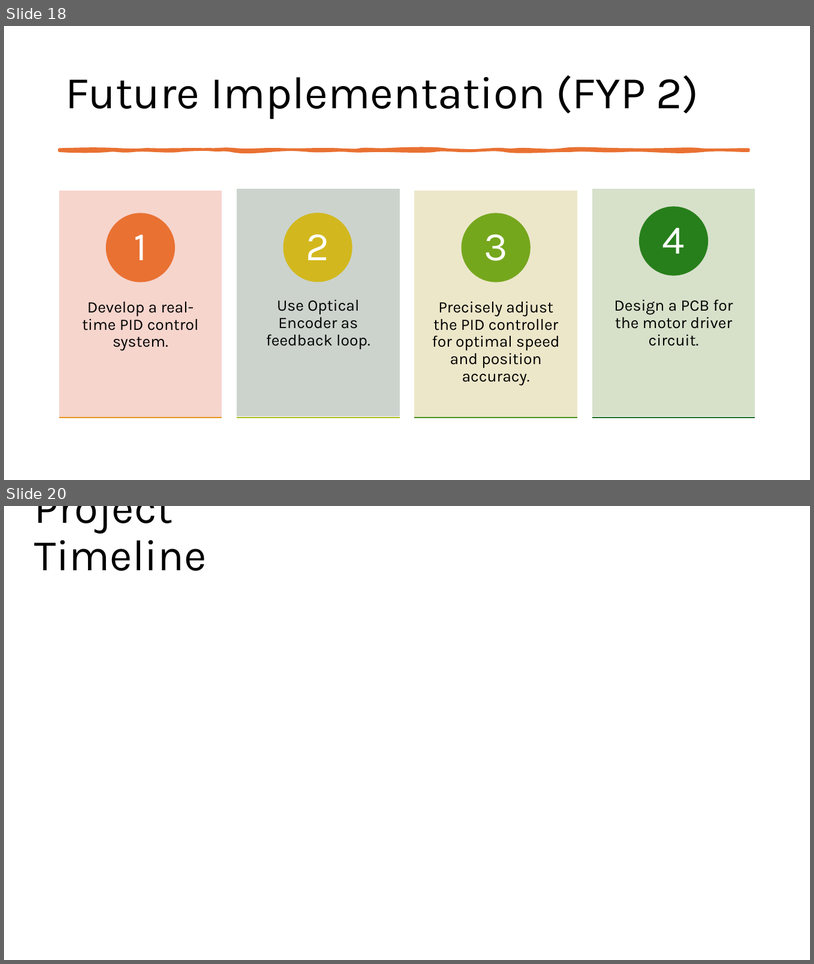
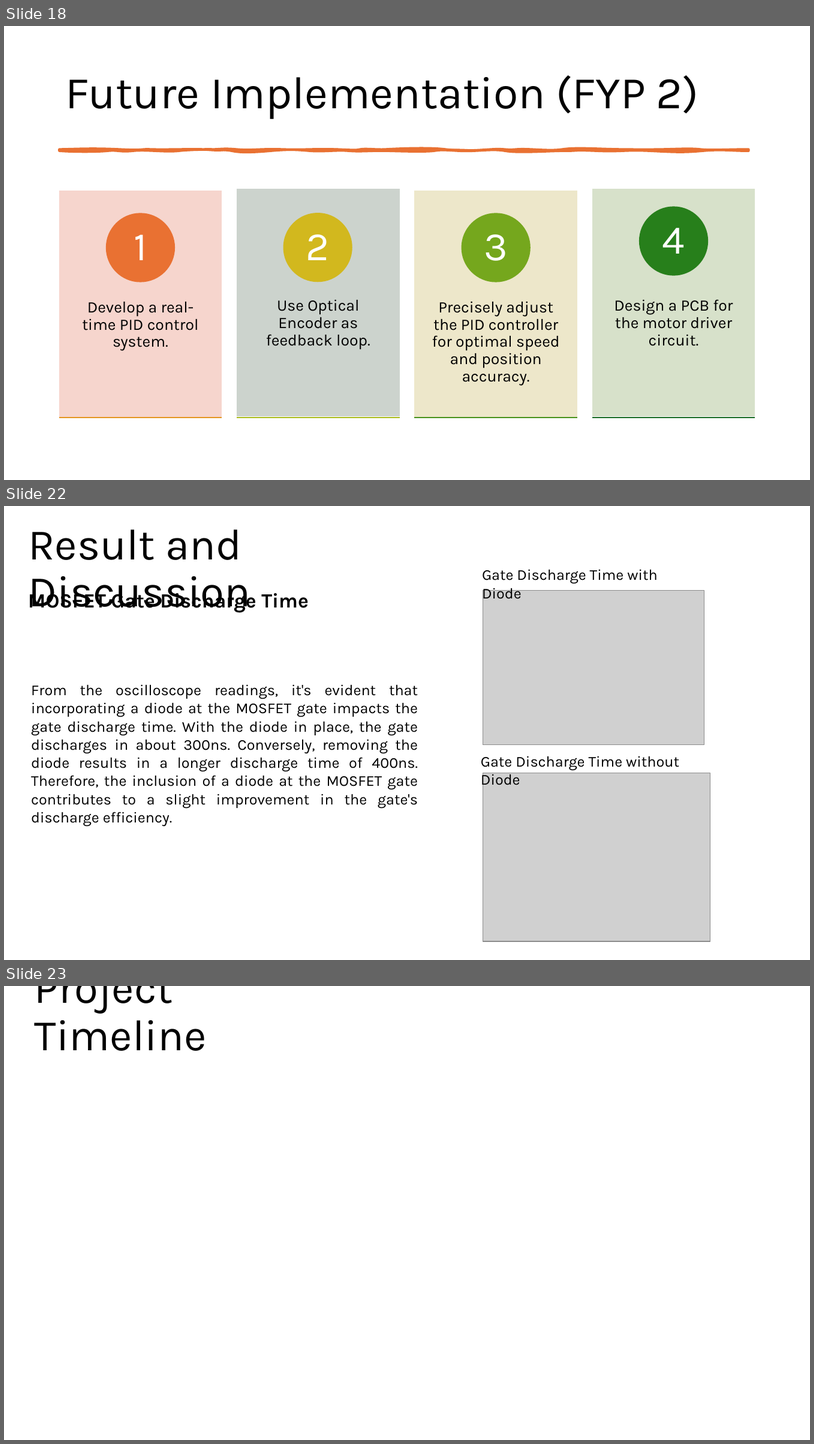
Before and after one commit to BashirAbu/FYP, a slide deck: FYP_1/presentation/FYP1.pptx. Shown one above the other, each under a label of ours: slides 18 and 20 before the commit, slides 18, 22 and 23 after it; the slides between them are not shown. The pictures are 814x964 and 814x1444 pixels, drawn with LibreOffice and Linux fonts; fonts in the diff are those of the drawing; grey boxes stand for pictures; background and template pictures are left out. Boxes give left, top, right and bottom in pixels: in the first picture for what was removed or moved away, otherwise in the second. Text is boxed around its words. In the diff, an @@ line names an element or a change of style, - is before the commit and + after.

```diff
--- a/FYP_1/presentation/FYP1.pptx
+++ b/FYP_1/presentation/FYP1.pptx
@@ slide 22 added at <box>4,506,810,960</box>, background #FFFFFF @@
@@ text added at <box>28,529,251,613</box>, 52 pt, text #000000 @@
+Result and Discussion
@@ text added at <box>482,569,657,602</box>, 18 pt, text #000000 @@
+Gate Discharge Time with Diode
@@ text added at <box>28,589,309,613</box>, 24 pt, text #000000, bold @@
+MOSFET Gate Discharge Time
@@ picture added at <box>483,591,705,744</box> @@
@@ text added at <box>31,684,418,808</box>, 18 pt, text #000000 @@
+From the oscilloscope readings, it's evident that incorporating a diode at the MOSFET gate impacts the gate discharge time. With the diode in place, the gate discharges in about 300ns. Conversely, removing the diode results in a longer discharge time of 400ns. Therefore, the inclusion of a diode at the MOSFET gate contributes to a slight improvement in the gate's discharge efficiency.
@@ text added at <box>481,756,680,788</box>, 18 pt, text #000000 @@
+Gate Discharge Time without Diode
@@ picture added at <box>483,773,711,941</box> @@
@@ what was slide 20 is now slide 23 @@
```
Also in this commit, not shown: 2 slides changed, 5 other slides added, 3 slides removed, 3 other files.
